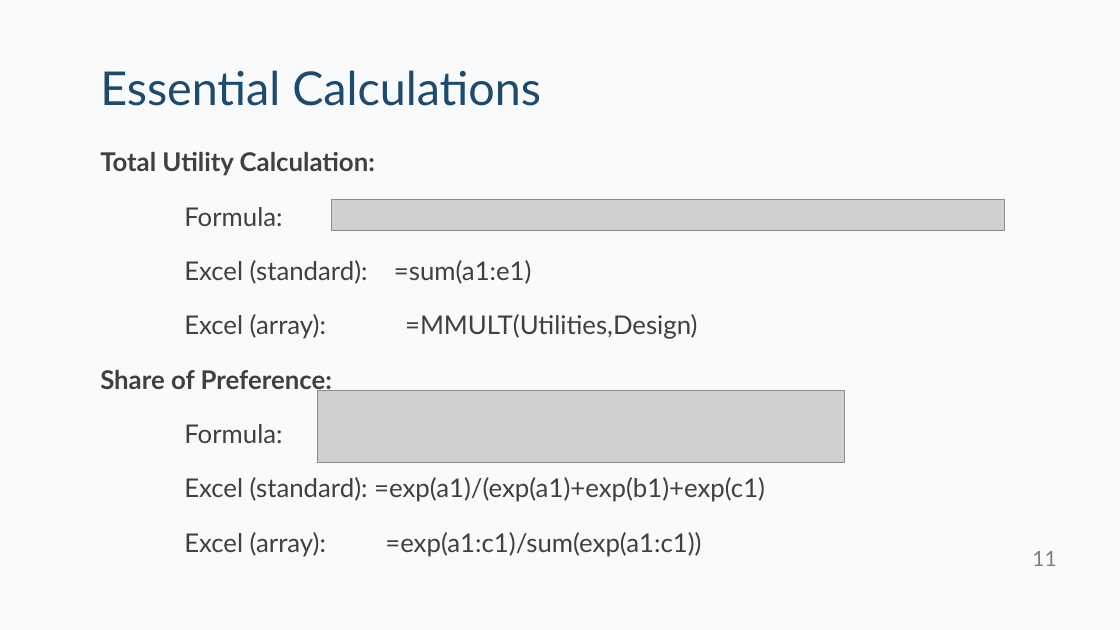
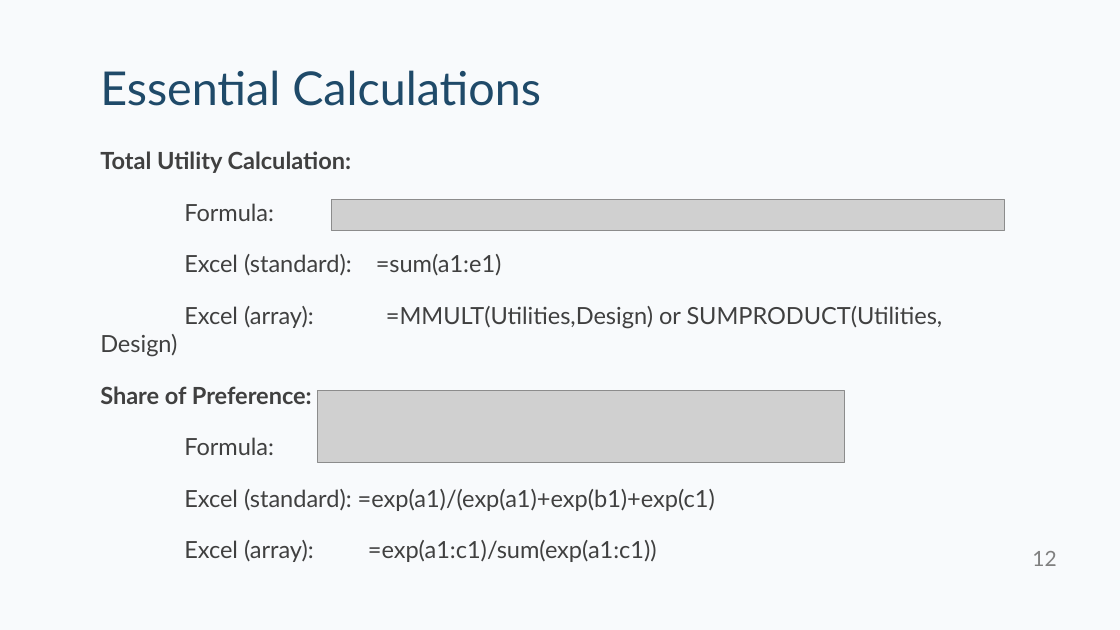
Before and after one commit to kpfairchild/ExcelSimulator, a slide deck: slide 12 of Excel Simulator Tips and Tricks.pptx (slide 11 before the commit). Drawn at 1120x630 pixels with LibreOffice and Linux fonts; fonts in the diff are those of the drawing; grey boxes stand for pictures. Boxes give left, top, right and bottom in pixels: in the first picture for what was removed or moved away, otherwise in the second. Text is boxed around its words. In the diff, an @@ line names an element or a change of style, - is before the commit and + after.

```diff
--- a/Excel Simulator Tips and Tricks.pptx
+++ b/Excel Simulator Tips and Tricks.pptx
@@ text at <box>100,151,715,562</box>: size 22.1 to 20.1 pt in "Total Utility Calculation:", "Formula:", "Excel (standard): =sum(a1:e1)", "Share of Preference:" and 3 more places @@
@@ text at <box>184,306,943,329</box>: text changed; size 22.1 to 20.1 pt @@
-Excel (array): =MMULT(Utilities,Design)
+Excel (array): =MMULT(Utilities,Design) or SUMPRODUCT(Utilities, Design)
@@ page number at <box>1032,551,1056,566</box>: text changed @@
-11
+12
```
Also in this commit, not shown: 2 other slides changed, 2 slides added, 4 other files.
